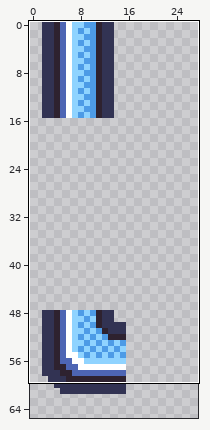
Pixel-art file, stored at docs/assets/images/water-tubes.aseprite. Above: a wide view before the commit, with the close-up outlined.
Close-up. As it was:
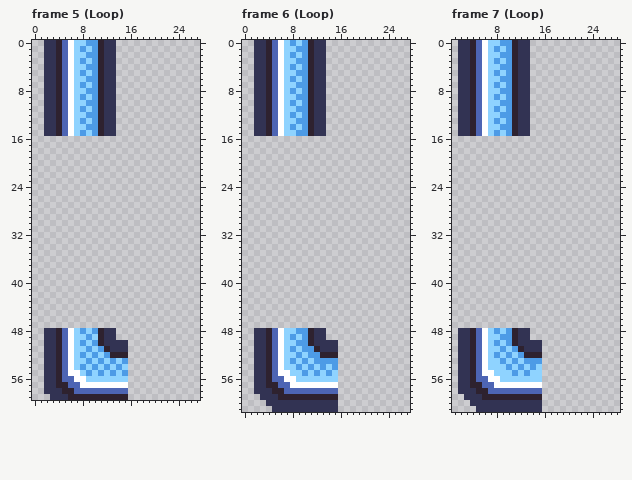
256x256 pixels, 16 frames. Shown: frame 5 (Loop): x 0..27, y 0..59; frame 6 (Loop): x 0..27, y 0..61; frame 7 (Loop): x 1..28, y 0..61. The wide view leaves out empty margins. The commit also changed other frames or places, which this record leaves out.
New version:
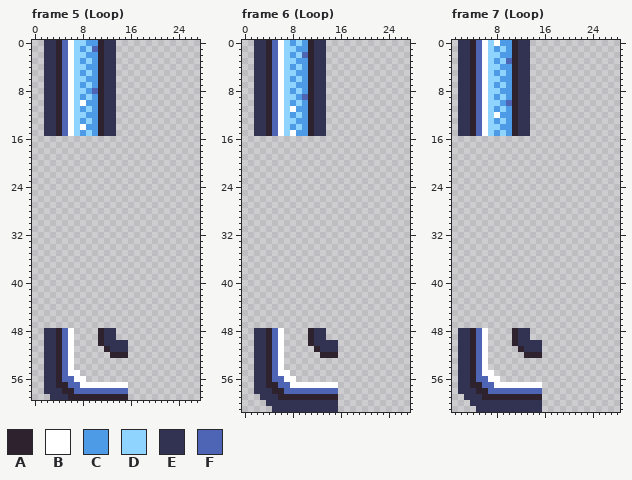
Palette (. is transparent): A #2e222f  B #ffffff  C #4d9be6  D #8fd3ff  E #323353  F #4d65b4
Changes in this commit:
Frame 5 (Loop), layers "corner", "corner-highlights":
y 1: x 10 C -> F
y 8: x 10 C -> F
y 10: x 8 D -> B
y 14: x 8 D -> B
y 48: x 7..10 DCDC -> ....
y 49: x 7..10 DDCD -> ....
y 50: x 7..10 DCDC -> ....
y 51: x 7..11 DDCDC -> .....
y 52: x 7..12 DCDCDC -> ......
y 53: x 7..15 DDCDCDCDC -> .........
y 54: x 7..15 DCDCDCDCD -> .........
y 55: x 8..15 DCDCDCDC -> ........
y 56: x 9..15 DDDDDDD -> .......
Frame 6 (Loop), layers "corner", "corner-highlights":
y 2: x 10 C -> F
y 9: x 10 C -> F
y 11: x 8 D -> B
y 15: x 8 D -> B
y 48: x 7..10 DDCC -> ....
y 49: x 7..10 DCDC -> ....
y 50: x 7..10 DDCC -> ....
y 51: x 7..11 DCDCC -> .....
y 52: x 7..12 DDCDCC -> ......
y 53: x 7..15 DCDCDCCCC -> .........
y 54: x 7..15 DDCDCDCDC -> .........
y 55: x 8..15 DDCDCDCD -> ........
y 56: x 9..15 DDDDDDD -> .......
Frame 7 (Loop), layers "corner", "corner-highlights":
y 0: x 8 D -> B
y 3: x 10 C -> F
y 10: x 10 C -> F
y 12: x 8 D -> B
y 48: x 7..10 DCDC -> ....
y 49: x 7..10 DDCC -> ....
y 50: x 7..10 DCDC -> ....
y 51: x 7..11 DDCDC -> .....
y 52: x 7..12 DCDCDC -> ......
y 53: x 7..15 DDCDCDCCC -> .........
y 54: x 7..15 DDDCDCDCD -> .........
y 55: x 8..15 DDDCDCDD -> ........
y 56: x 9..15 DDDDDDD -> .......
